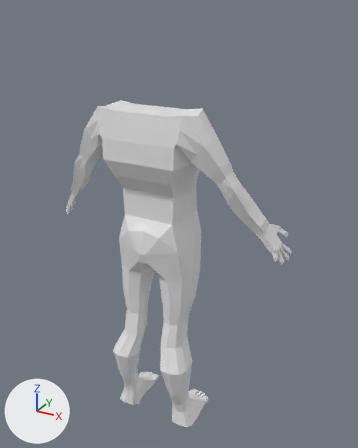
One commit to the Blender file Human.blend: the scene before it, then after it.
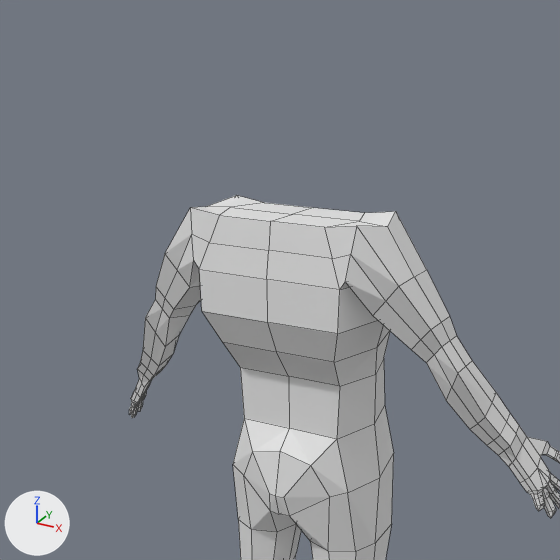
Old and new are each drawn whole from a 50 mm lens placed at (1.58, -2.55, 2.88), pointed at (0.1, 0.14, 1.54) and again close up on the part from 0% to 80% of the width and 0% to 64% of the height. The axes (+X, +Y, +Z) are drawn at lower left. The lights are the same throughout. The close-ups show mesh edges as thin lines.
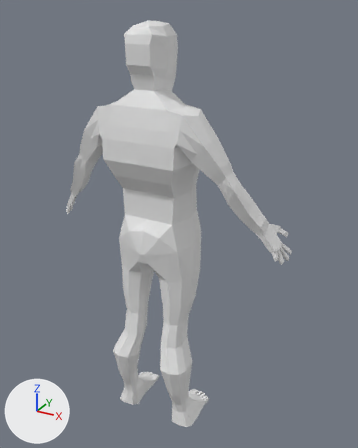
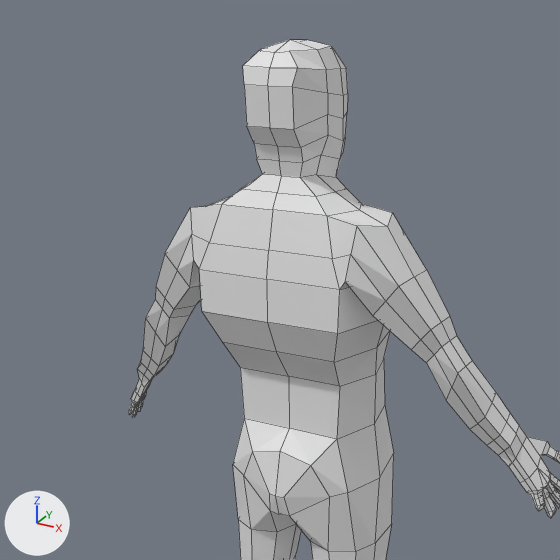
Pixel boxes (x1, y1, x2, y2) of what changed, in the close-ups (560 x 560 px):
'Cube', reshaped: before (129, 195, 560, 560); after (129, 40, 560, 560)
part 1 of me_cube, built on: before (190, 195, 427, 277); after (190, 40, 427, 277)

What changed in the scene script:
```text
Change me_cube:
    used by ob_cube; location = (0.0, 0.0, 1.679); scale = (0.414, 0.414, 0.414)
    remove me_cube.from_pydata(...)  # 459 vertices, 450 faces; spans x -2.09..0.0, y -0.51..0.66, z -4.01..1.59
    add me_cube.from_pydata(...)  # 508 vertices, 490 faces; spans x -2.09..0.0, y -0.51..0.66, z -4.01..2.73
    me_cube part 1
    3 vertices are removed from x -0.44..0.0, y -0.4..0.2, z 1.56
    8 faces are deleted
    5 vertices move from x -0.7..0.0, y -0.4..0.57, z 1.22..1.59 to x -0.7..0.0, y -0.36..0.53, z 1.22..1.64
    52 vertices are added at x -0.44..0.0, y -0.37..0.38, z 1.63..2.73
    48 new faces join them
```
